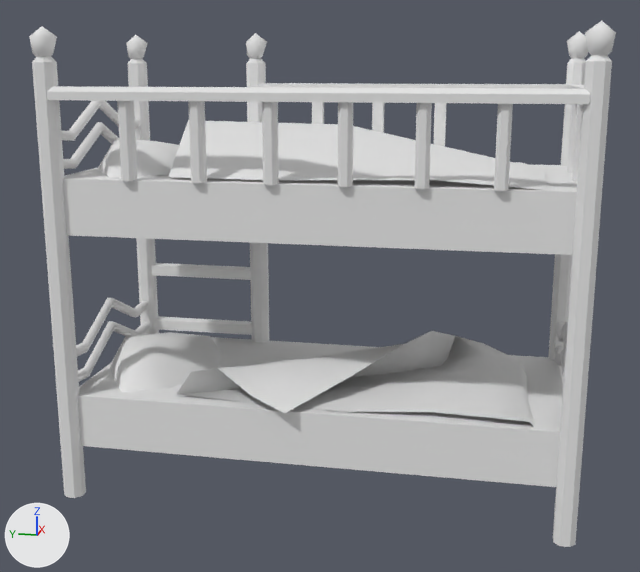
The OBJ model Assets/Models/Amys_Room/mod_Hochbett_Amy.obj: old version first, new version second.
Both versions are drawn from a 50 mm lens placed at (-6.51, -1.24, 3.15), pointed at (-0.06, 0.05, 1.53). Every picture has the same lights, and +X, +Y and +Z are marked at lower left. Where no turn or scale is listed for an object, it has been applied to the vertices.

Names of what the first picture shows: 'mod_Hochbett_Amy'.
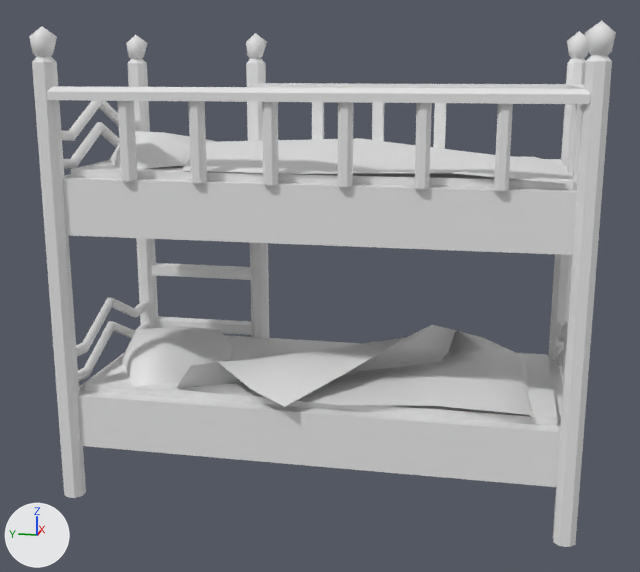
Boxes [x1, y1, x2, y2] around the edits, measured in the pictures (640 x 572 px; the box of a moved part takes in the faces that stretch with it):
part 1 of me_mod_hochbett_amy, moved or reshaped: before [177, 331, 534, 427]; after [176, 325, 536, 422]
part 2 of me_mod_hochbett_amy, moved or reshaped: before [110, 332, 222, 392]; after [121, 326, 233, 386]
part 3 of me_mod_hochbett_amy, moved or reshaped: before [98, 139, 179, 178]; after [109, 131, 215, 169]
part 4 of me_mod_hochbett_amy, rebuilt (35% shorter): before [168, 120, 549, 190]; after [181, 138, 565, 183]
part 5 of me_mod_hochbett_amy, added: after [71, 159, 574, 426]

Patch to the scene script:
```diff
--- a/Assets/Models/Amys_Room/mod_Hochbett_Amy.obj.py
+++ b/Assets/Models/Amys_Room/mod_Hochbett_Amy.obj.py
@@ me_mod_hochbett_amy @@
 # used by ob_mod_hochbett_amy; location = (0.0, 0.0, 0.0)
-me_mod_hochbett_amy.from_pydata(...)  # 693 vertices, 588 faces; spans x -0.9..0.9, y -1.89..1.89, z 0.01..3.43
-me_mod_hochbett_amy.materials.append(mat_material_001)  # white #e7e7e7
+me_mod_hochbett_amy.from_pydata(...)  # 709 vertices, 598 faces; spans x -0.9..0.9, y -1.89..1.89, z 0.01..3.43
+# me_mod_hochbett_amy part 1: the loose piece of 58 vertices spanning x -0.9..0.7, y -1.57..1.0, z 0.79..1.1 is moved by (0.0, 0.0, 0.05)
+# me_mod_hochbett_amy part 2: the loose piece of 17 vertices spanning x -0.68..0.61, y 0.9..1.79, z 0.79..1.02 is moved by (0.0, -0.1, 0.06)
+# me_mod_hochbett_amy part 3: the loose piece of 17 vertices spanning x -0.68..0.61, y 0.9..1.79, z 2.35..2.62 is moved by (0.0, -0.1, 0.07)
+# me_mod_hochbett_amy part 4: the loose piece of 11 vertices spanning x -0.76..0.75, y -1.56..1.12, z 2.37..2.76 is rebuilt with 11 vertices and now spans x -0.76..0.75, y -1.66..1.02, z 2.45..2.64
+# me_mod_hochbett_amy part 5
+# 8 vertices are added at x -0.7, y -1.71..1.71, z 0.64..2.46
+# 8 new vertices lie (1.4, 0.0, 0.0) away from vertices in x -0.7, y -1.71..1.71, z 0.64..2.46
+# 10 new faces join them
```
